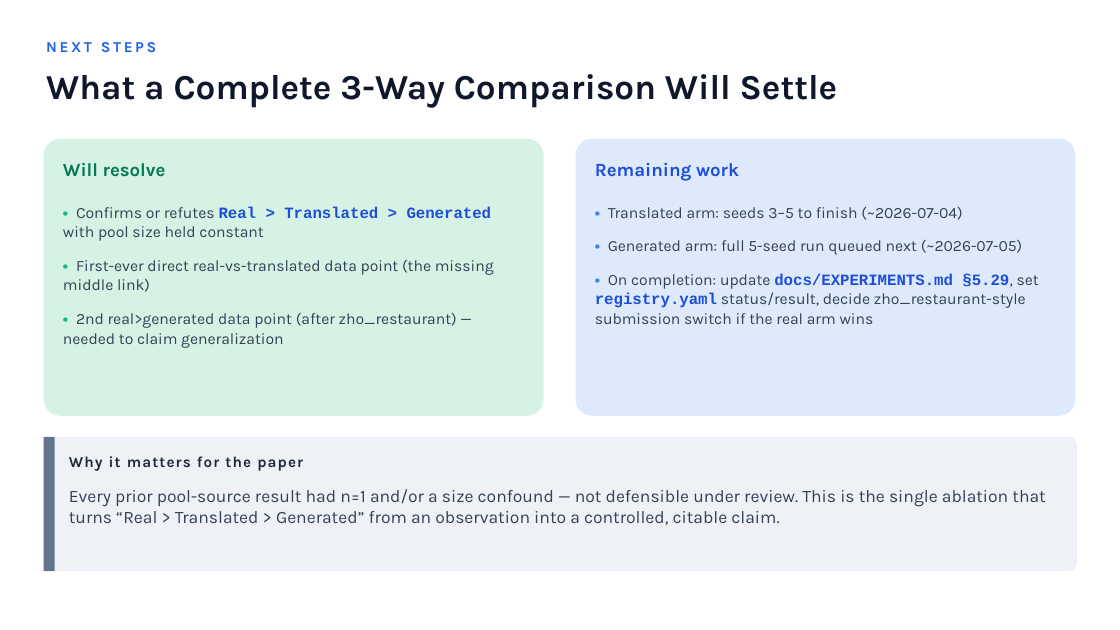
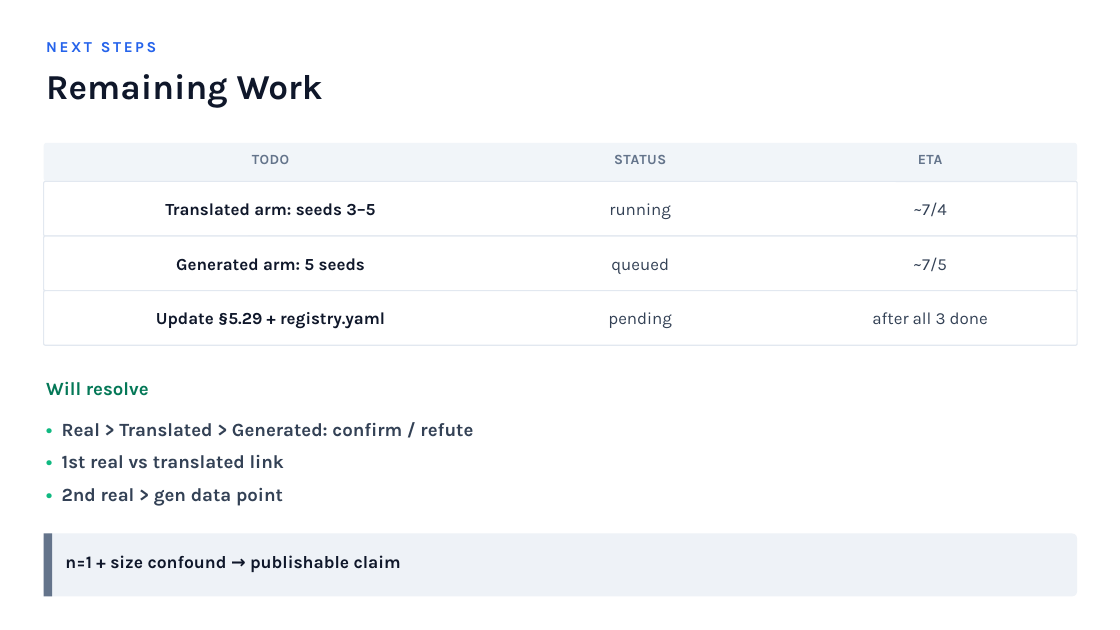
Before and after one commit to magnum-qin/ABSA-QUAD, a slide deck: slide 8 of docs/KD_pool_source_ablation_20260703.pptx. Drawn at 1120x630 pixels with LibreOffice and Linux fonts; fonts in the diff are those of the drawing. Boxes give left, top, right and bottom in pixels: in the first picture for what was removed or moved away, otherwise in the second. Text is boxed around its words. In the diff, an @@ line names an element or a change of style, - is before the commit and + after.

Commit message:
feat: update KD pool source ablation presentation

```diff
--- a/docs/KD_pool_source_ablation_20260703.pptx
+++ b/docs/KD_pool_source_ablation_20260703.pptx
@@ text at box(46, 74, 323, 108): text changed @@
-What a Complete 3-Way Comparison Will Settle
+Remaining Work
@@ rounded rectangle: place and size @@
-rounded rectangle at box(44, 139, 544, 416)
+rounded rectangle at box(44, 143, 1077, 181)
@@ rounded rectangle at box(44, 143, 1077, 181): fill #D6F2E4 to #F1F5F9; proportions changed @@
@@ rounded rectangle removed at box(576, 139, 1075, 416) @@
@@ text added at box(252, 155, 289, 164), 12 pt, text #64748B, bold @@
+TODO
@@ text removed at box(595, 163, 739, 181) @@
-Remaining work
@@ text added at box(614, 155, 666, 164), 12 pt, text #64748B, bold @@
+STATUS
@@ text added at box(918, 155, 943, 164), 12 pt, text #64748B, bold @@
+ETA
@@ rounded rectangle added at box(44, 181, 1077, 236), fill #FFFFFF, outline #E2E8F0 1 pt @@
@@ text "Translated arm: seeds 3–5" at box(165, 203, 375, 216): vertical alignment top to middle @@
@@ text removed at box(63, 206, 494, 348) @@
-• Confirms or refutes Real > Translated > Generated with pool size held constant
-• First-ever direct real-vs-translated data point (the missing middle link)
-• 2nd real>generated data point (after zho_restaurant) — needed to claim generalization
@@ text at box(165, 203, 375, 216): text changed; size 13.5 to 14.5 pt; text colour #334155 to #0F172A; bold on @@
-• Translated arm: seeds 3–5 to finish (~2026-07-04)
-• Generated arm: full 5-seed run queued next (~2026-07-05)
-• On completion: update docs/EXPERIMENTS.md §5.29, set registry.yaml status/result, decide zho_restaurant-style submission switch if the real arm wins
+Translated arm: seeds 3–5
@@ text added at box(609, 203, 671, 219), 14.5 pt, text #334155 @@
+running
@@ text added at box(913, 202, 947, 217), 14.5 pt, text #334155 @@
+~7/4
@@ rounded rectangle added at box(44, 236, 1077, 291), fill #FFFFFF, outline #E2E8F0 1 pt @@
@@ text added at box(176, 258, 365, 271), 14.5 pt, text #0F172A, bold @@
+Generated arm: 5 seeds
@@ text added at box(611, 258, 669, 274), 14.5 pt, text #334155 @@
+queued
@@ text added at box(913, 257, 947, 272), 14.5 pt, text #334155 @@
+~7/5
@@ rounded rectangle added at box(44, 291, 1077, 345), fill #FFFFFF, outline #E2E8F0 1 pt @@
@@ text added at box(156, 312, 385, 329), 14.5 pt, text #0F172A, bold @@
+Update §5.29 + registry.yaml
@@ text added at box(608, 312, 672, 328), 14.5 pt, text #334155 @@
+pending
@@ text added at box(872, 312, 988, 324), 14.5 pt, text #334155 @@
+after all 3 done
@@ text "Will resolve": place and size @@
-text "Will resolve" at box(63, 162, 166, 177)
+text "Will resolve" at box(46, 381, 149, 396)
@@ text added at box(62, 423, 473, 506), 16 pt, text #334155, bold @@
+• Real > Translated > Generated: confirm / refute
+• 1st real vs translated link
+• 2nd real > gen data point
@@ text removed at box(69, 456, 303, 471) @@
-Why it matters for the paper
@@ text removed at box(69, 489, 1045, 525) @@
-Every prior pool-source result had n=1 and/or a size confound — not defensible under review. This is the single ablation that turns “Real > Translated > Generated” from an observation into a controlled, citable claim.
@@ rounded rectangle: place and size @@
-rounded rectangle at box(44, 437, 1077, 571)
+rounded rectangle at box(44, 534, 1077, 597)
@@ rounded rectangle at box(44, 534, 1077, 597): proportions changed @@
@@ rectangle: place and size @@
-rectangle at box(44, 437, 55, 571)
+rectangle at box(44, 534, 52, 597)
@@ text added at box(65, 555, 401, 572), 15 pt, text #0F172A, bold @@
+n=1 + size confound → publishable claim
```
Also in this commit, not shown: 7 other slides changed, 1 slide added, 1 slide removed.
